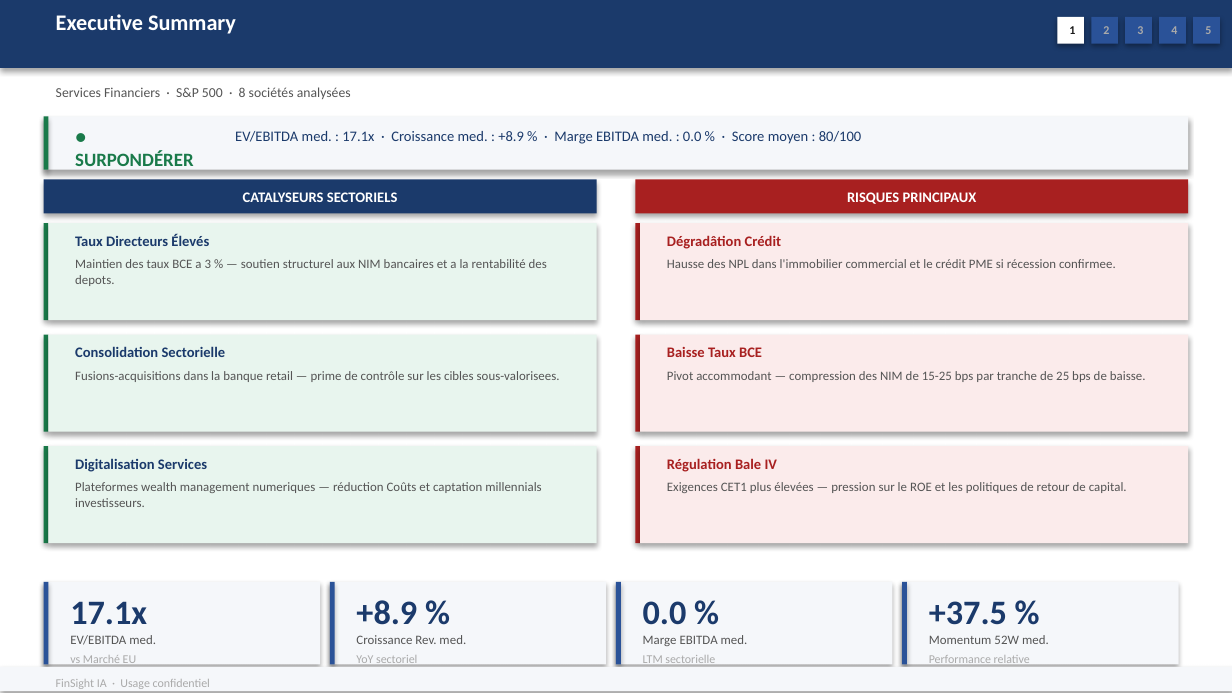
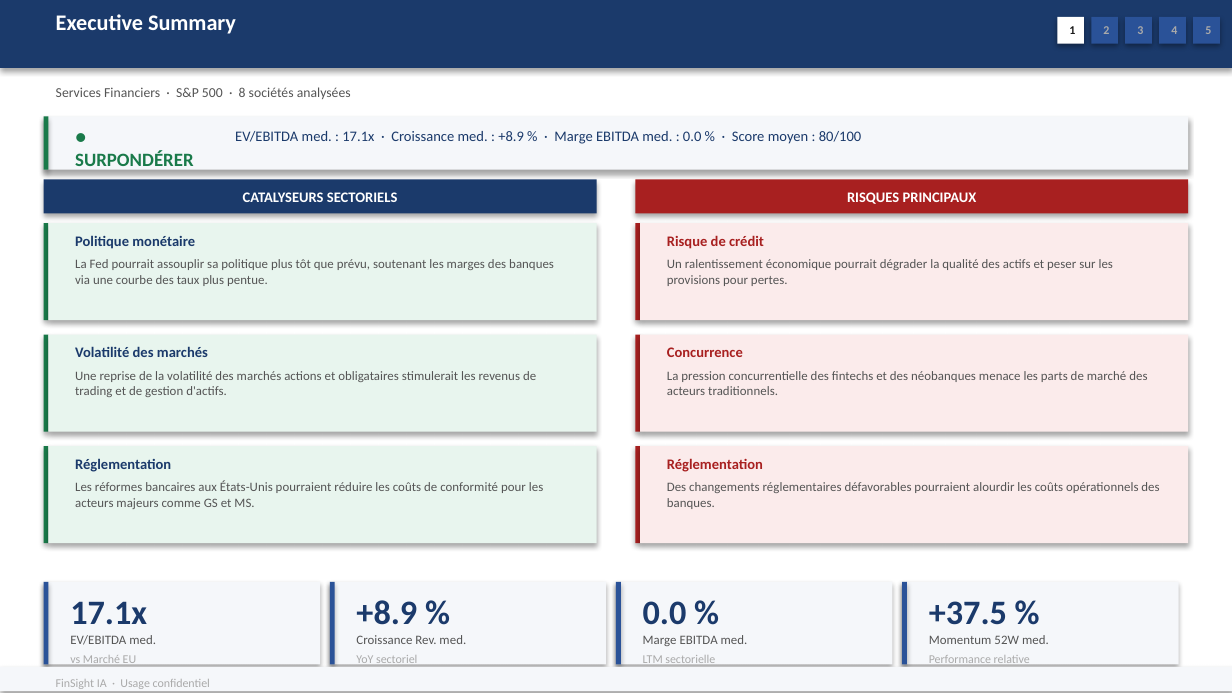
Before and after one commit to baptistejeh07-art/finsight-ia, a slide deck: slide 2 of preview/secteur_Financial_Services_S&P_500/secteur_Financial_Services_S&P_500.pptx. Drawn at 1232x693 pixels with LibreOffice and Linux fonts; fonts in the diff are those of the drawing. Boxes give left, top, right and bottom in pixels: in the first picture for what was removed or moved away, otherwise in the second. Text is boxed around its words. In the diff, an @@ line names an element or a change of style, - is before the commit and + after.

Commit message:
chore(preview): secteur_Financial_Services_S&P_500 outputs regeneres

```diff
--- a/preview/secteur_Financial_Services_S&P_500/secteur_Financial_Services_S&P_500.pptx
+++ b/preview/secteur_Financial_Services_S&P_500/secteur_Financial_Services_S&P_500.pptx
@@ text at (75, 235, 195, 249): text changed @@
-Taux Directeurs Élevés
+Politique monétaire
@@ text at (667, 235, 764, 249): text changed @@
-Dégradâtion Crédit
+Risque de crédit
@@ text at (75, 259, 554, 286): text changed @@
-Maintien des taux BCE a 3 % — soutien structurel aux NIM bancaires et a la rentabilité des depots.
+La Fed pourrait assouplir sa politique plus tôt que prévu, soutenant les marges des banques via une courbe des taux plus pentue.
@@ text at (667, 259, 1113, 286): text changed @@
-Hausse des NPL dans l'immobilier commercial et le crédit PME si récession confirmee.
+Un ralentissement économique pourrait dégrader la qualité des actifs et peser sur les provisions pour pertes.
@@ text at (75, 346, 208, 357): text changed @@
-Consolidation Sectorielle
+Volatilité des marchés
@@ text at (667, 347, 743, 357): text changed @@
-Baisse Taux BCE
+Concurrence
@@ text at (75, 371, 536, 397): text changed @@
-Fusions-acquisitions dans la banque retail — prime de contrôle sur les cibles sous-valorisees.
+Une reprise de la volatilité des marchés actions et obligataires stimulerait les revenus de trading et de gestion d'actifs.
@@ text at (667, 371, 1147, 395): text changed @@
-Pivot accommodant — compression des NIM de 15-25 bps par tranche de 25 bps de baisse.
+La pression concurrentielle des fintechs et des néobanques menace les parts de marché des acteurs traditionnels.
@@ text at (75, 458, 171, 472): text changed @@
-Digitalisation Services
+Réglementation
@@ text at (667, 458, 763, 472): text changed @@
-Régulation Bale IV
+Réglementation
@@ text at (75, 481, 543, 509): text changed @@
-Plateformes wealth management numeriques — réduction Coûts et captation millennials investisseurs.
+Les réformes bancaires aux États-Unis pourraient réduire les coûts de conformité pour les acteurs majeurs comme GS et MS.
@@ text at (667, 482, 1159, 509): text changed @@
-Exigences CET1 plus élevées — pression sur le ROE et les politiques de retour de capital.
+Des changements réglementaires défavorables pourraient alourdir les coûts opérationnels des banques.
```
Also in this commit, not shown: 5 other slides changed, 2 other files.
